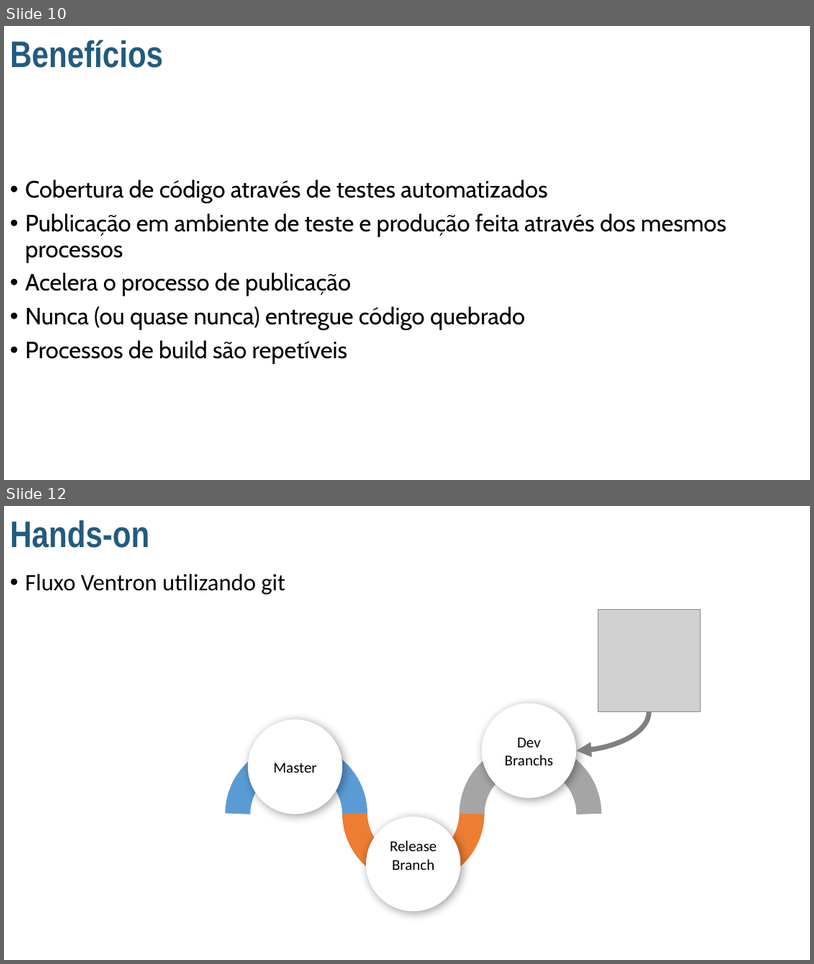
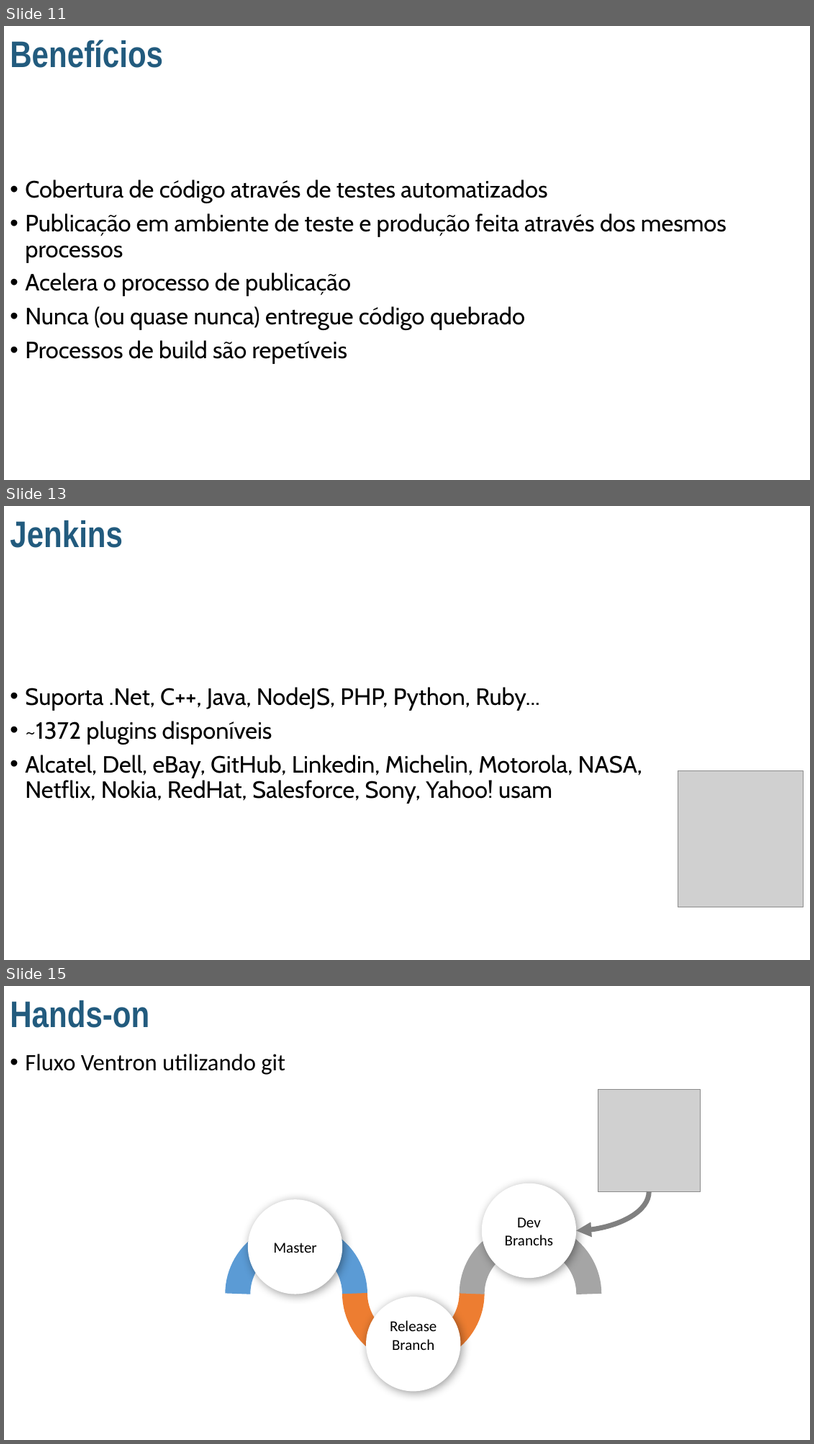
Before and after one commit to NatanaelLemos/IntegracaoContinua, a slide deck: 000-Apresentação/Techday.pptx. Shown one above the other, each under a label of ours: slides 10 and 12 before the commit, slides 11, 13 and 15 after it; the slides between them are not shown. The pictures are 814x964 and 814x1444 pixels, drawn with LibreOffice and Linux fonts; fonts in the diff are those of the drawing; grey boxes stand for pictures; background and template pictures are left out. Boxes give left, top, right and bottom in pixels: in the first picture for what was removed or moved away, otherwise in the second. Text is boxed around its words. In the diff, an @@ line names an element or a change of style, - is before the commit and + after.

```diff
--- a/000-Apresentação/Techday.pptx
+++ b/000-Apresentação/Techday.pptx
@@ slide 13 added at (4,506,810,960), background #FFFFFF @@
@@ title added at (10,520,123,548), 44 pt, text #225B7E, bold @@
+Jenkins
@@ text added at (25,687,643,803), 28 pt, text #000000 @@
+• Suporta .Net, C++, Java, NodeJS, PHP, Python, Ruby...
+• ~1372 plugins disponíveis
+• Alcatel, Dell, eBay, GitHub, Linkedin, Michelin, Motorola, NASA, Netflix, Nokia, RedHat, Salesforce, Sony, Yahoo! usam
@@ picture added at (679,771,804,906) @@
@@ what was slide 10 is now slide 11 @@
@@ what was slide 12 is now slide 15 @@
```
Also in this commit, not shown: 6 slides changed, 2 other slides added, 1 other file.
